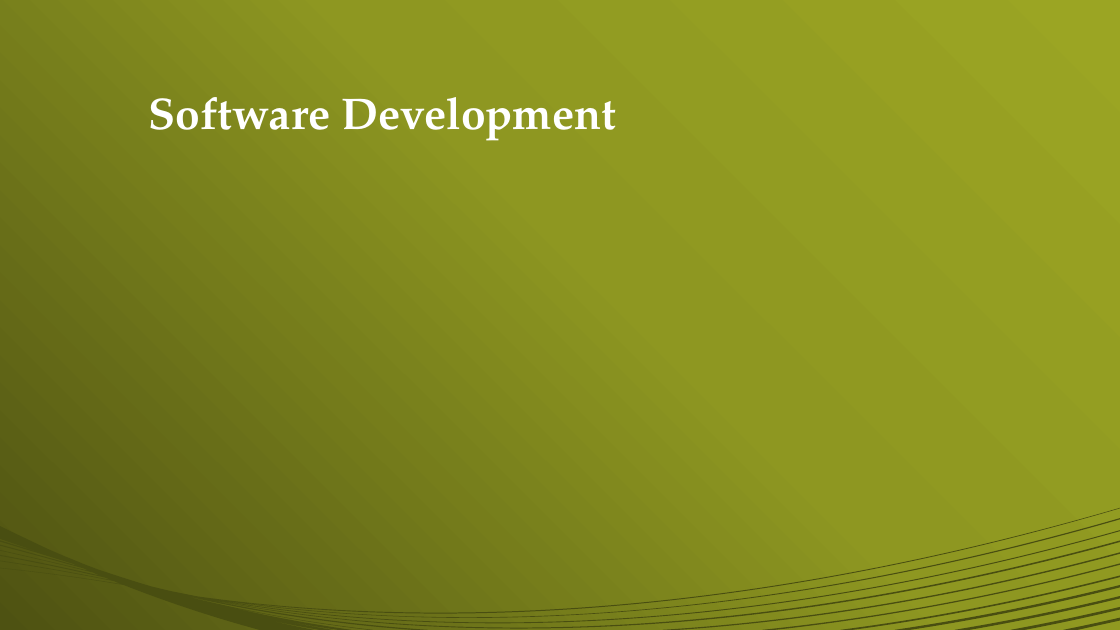
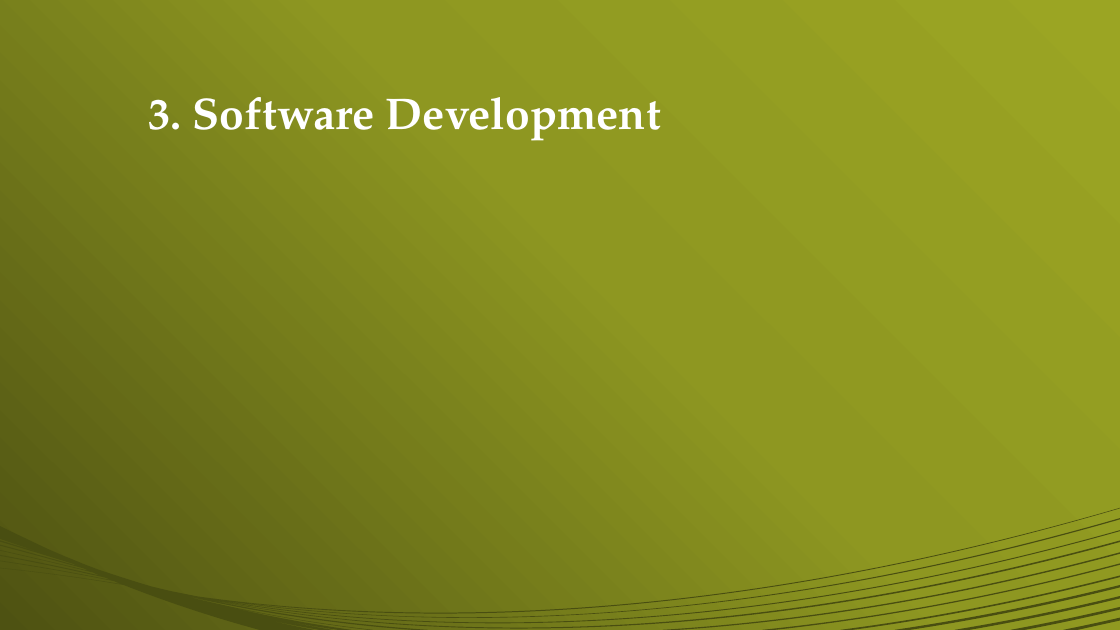
Before and after one commit to swatarianess/Project-App-Development, a slide deck: slide 11 of Presentation/AppPresentation.pptx (slide 8 before the commit). Drawn at 1120x630 pixels with LibreOffice and Linux fonts; fonts in the diff are those of the drawing. Boxes give left, top, right and bottom in pixels: in the first picture for what was removed or moved away, otherwise in the second. Text is boxed around its words. In the diff, an @@ line names an element or a change of style, - is before the commit and + after.

```diff
--- a/Presentation/AppPresentation.pptx
+++ b/Presentation/AppPresentation.pptx
@@ title at box(148, 97, 661, 141): text changed @@
-Software Development
+3. Software Development
```
Also in this commit, not shown: 6 other slides changed, 4 slides added, 1 slide removed, 1 other file.
